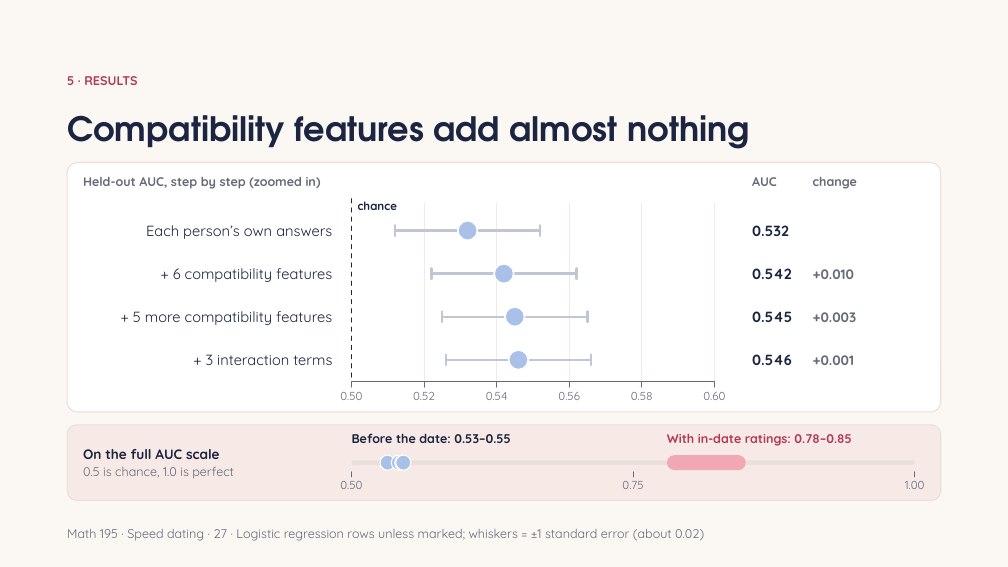
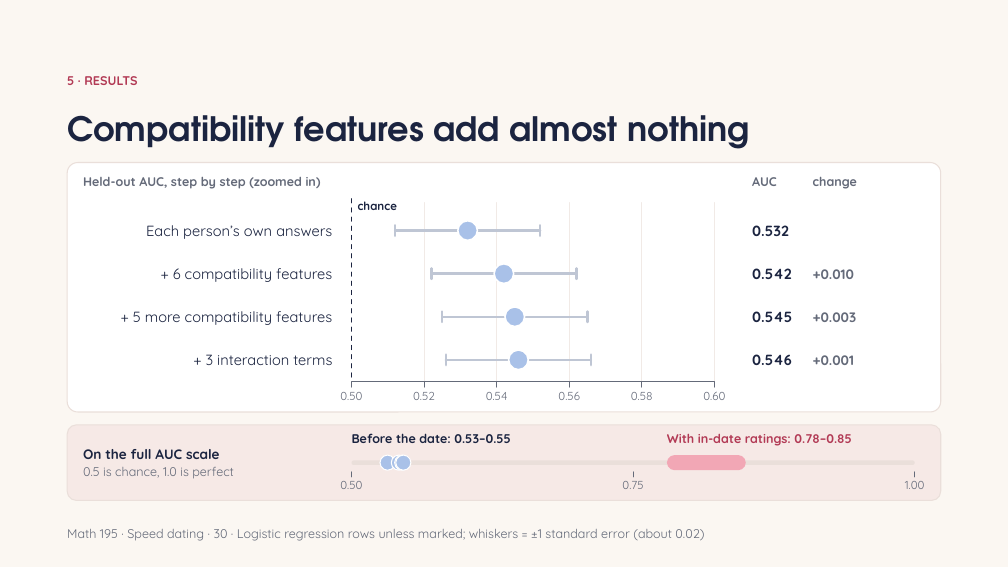
Before and after one commit to Abraham-y/math195-speed-dating, a slide deck: slide 33 of results/report_impl_slides_full.pptx (slide 27 before the commit). Drawn at 1008x567 pixels with LibreOffice and Linux fonts; fonts in the diff are those of the drawing. Boxes give left, top, right and bottom in pixels: in the first picture for what was removed or moved away, otherwise in the second. Text is boxed around its words. In the diff, an @@ line names an element or a change of style, - is before the commit and + after.

```diff
--- a/results/report_impl_slides_full.pptx
+++ b/results/report_impl_slides_full.pptx
@@ text at box(67, 529, 704, 541): text changed @@
-Math 195 · Speed dating · 27 · Logistic regression rows unless marked; whiskers = ±1 standard error (about 0.02)
+Math 195 · Speed dating · 30 · Logistic regression rows unless marked; whiskers = ±1 standard error (about 0.02)
```
Also in this commit, not shown: 24 other slides changed, 6 slides added, 6 other files.
